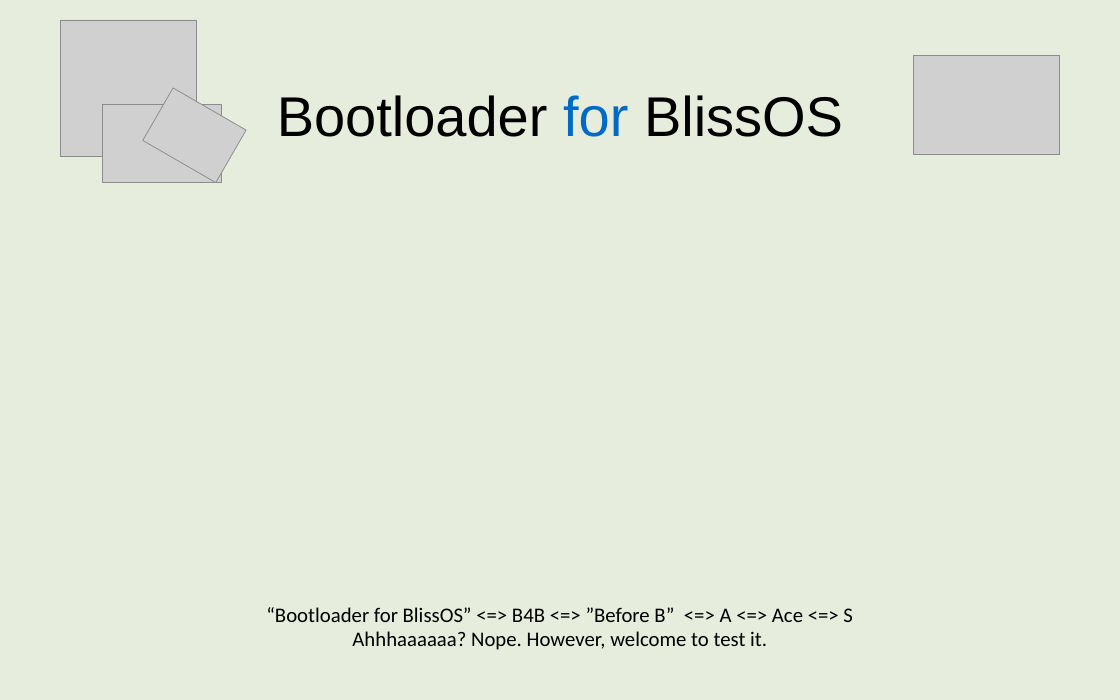
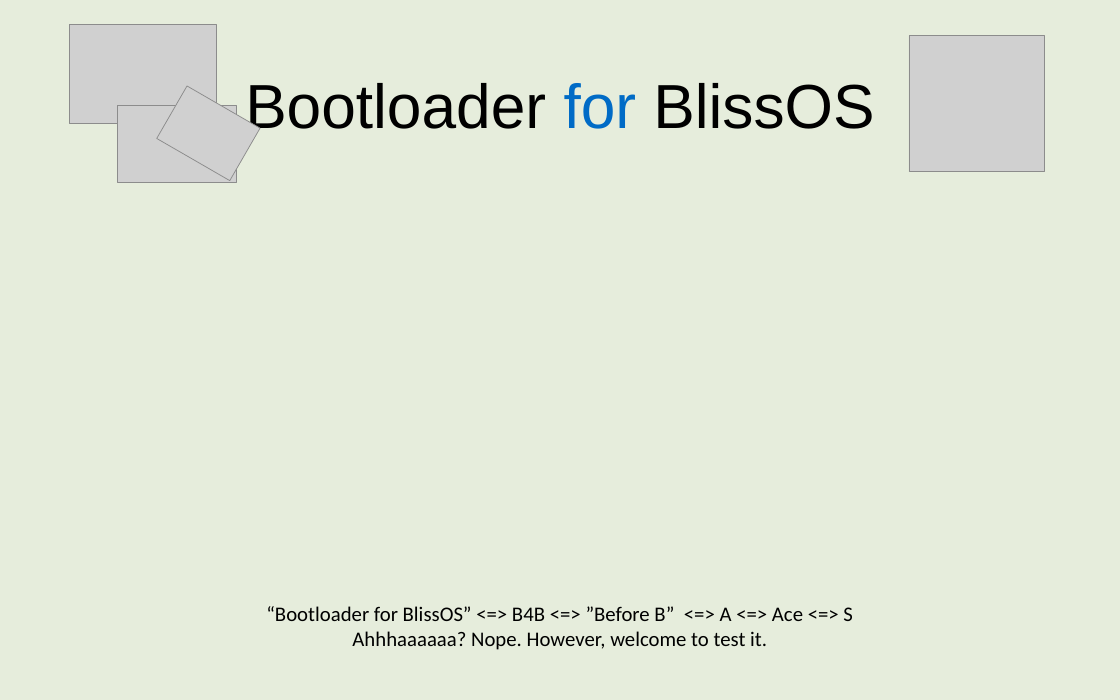
Before and after one commit to 1457384613gh/Bootloader-for-BlissOS, a slide deck: slide 1 of EFI/Bootloader/Settings/resolution/BannerEditor_1440x900.pptx. Drawn at 1120x700 pixels with LibreOffice and Linux fonts; fonts in the diff are those of the drawing; grey boxes stand for pictures. Boxes give left, top, right and bottom in pixels: in the first picture for what was removed or moved away, otherwise in the second. Text is boxed around its words. In the diff, an @@ line names an element or a change of style, - is before the commit and + after.

```diff
--- a/EFI/Bootloader/Settings/resolution/BannerEditor_1440x900.pptx
+++ b/EFI/Bootloader/Settings/resolution/BannerEditor_1440x900.pptx
@@ picture: place and size @@
-picture at bbox=[913, 55, 1060, 155]
+picture at bbox=[69, 25, 217, 124]
@@ picture: place and size @@
-picture at bbox=[60, 20, 196, 156]
+picture at bbox=[909, 36, 1045, 172]
@@ picture: place and size @@
-picture at bbox=[143, 88, 246, 183]
+picture at bbox=[157, 86, 260, 181]
@@ text "Bootloader for BlissOS": place and size @@
-text "Bootloader for BlissOS" at bbox=[277, 95, 843, 137]
+text "Bootloader for BlissOS" at bbox=[245, 83, 874, 139]
@@ text "Bootloader for BlissOS" at bbox=[245, 83, 874, 139]: size 54 to 60 pt @@
@@ picture: place and size @@
-picture at bbox=[102, 105, 221, 182]
+picture at bbox=[118, 105, 237, 183]
```
Also in this commit, not shown: 7 other files.
